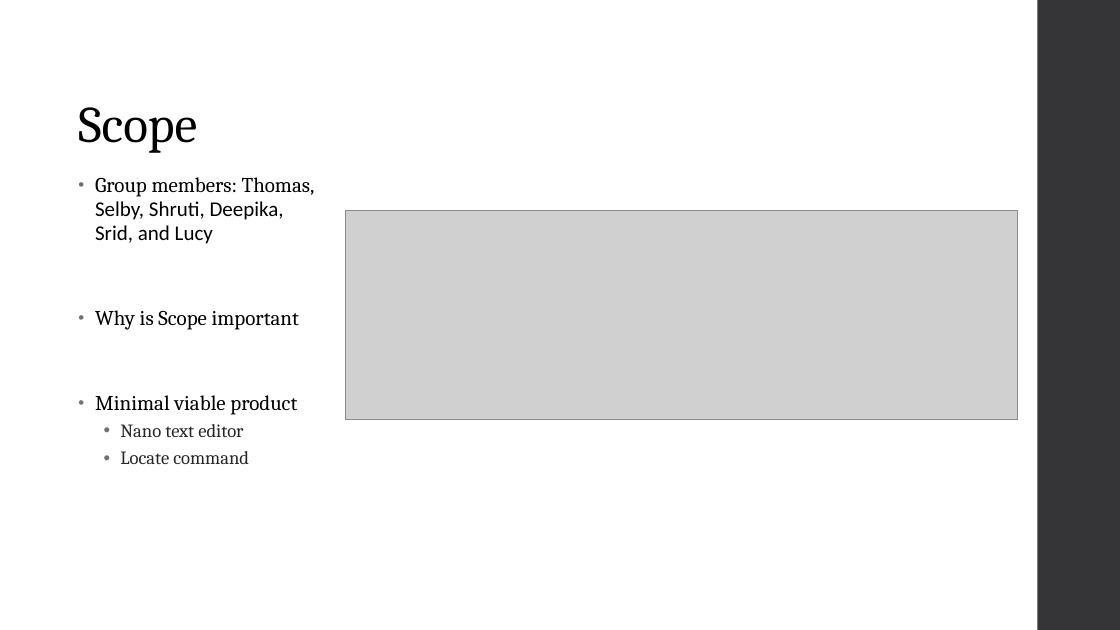
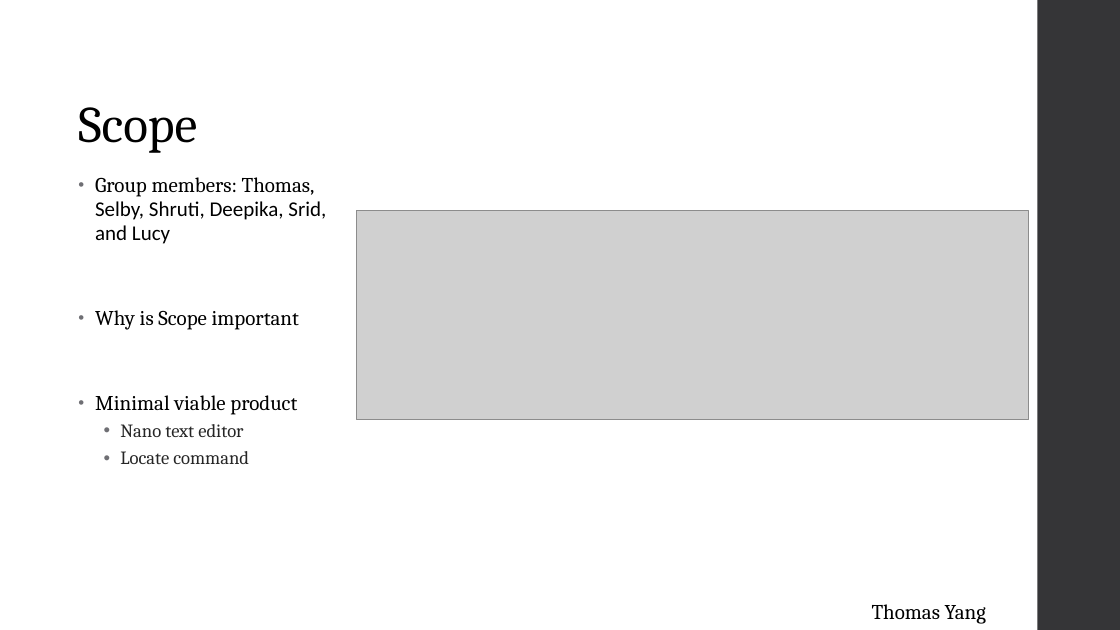
Before and after one commit to venksrid001/cowrie, a slide deck: slide 2 of Presentation.ppt. Drawn at 1120x630 pixels with LibreOffice and Linux fonts; fonts in the diff are those of the drawing; grey boxes stand for pictures. Boxes give left, top, right and bottom in pixels: in the first picture for what was removed or moved away, otherwise in the second. Text is boxed around its words. In the diff, an @@ line names an element or a change of style, - is before the commit and + after.

Commit message:
Added name to Scope slide

```diff
--- a/Presentation.ppt
+++ b/Presentation.ppt
@@ text "Group members: Thomas, Selby, Shruti, ..." rewrapped from box(95, 177, 315, 464) to box(95, 177, 326, 464) @@
@@ picture: place and size @@
-picture at box(345, 211, 1017, 420)
+picture at box(356, 211, 1028, 420)
@@ text added at box(872, 604, 986, 624), 18 pt, text #000000 @@
+Thomas Yang
```
